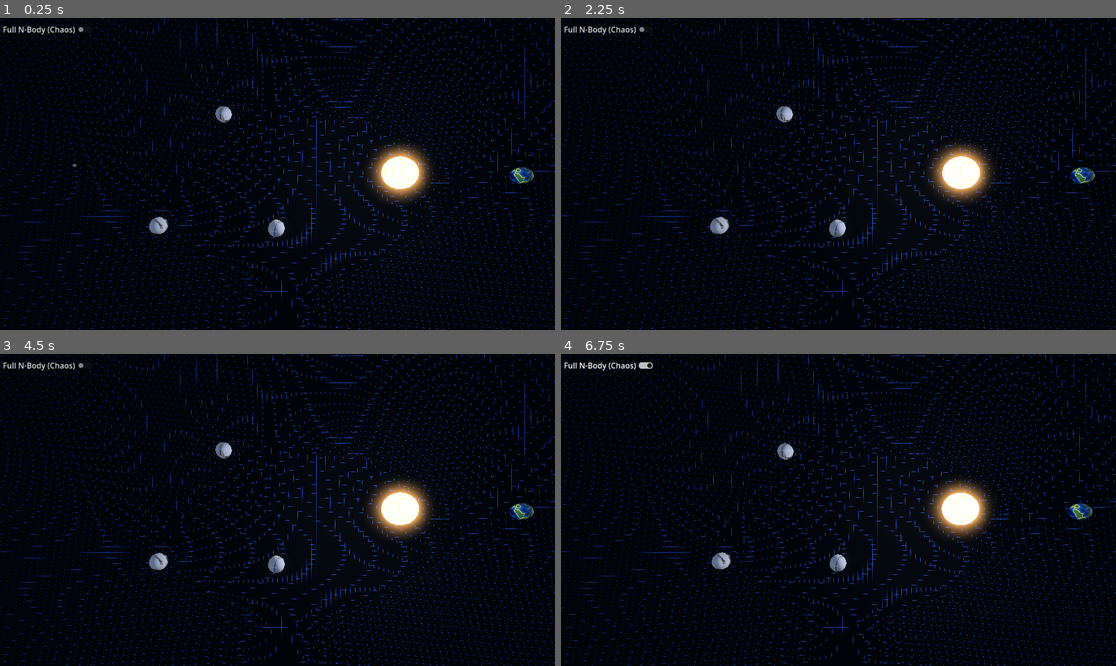
Above: before the commit, frames 1-4 (two rows, left to right).
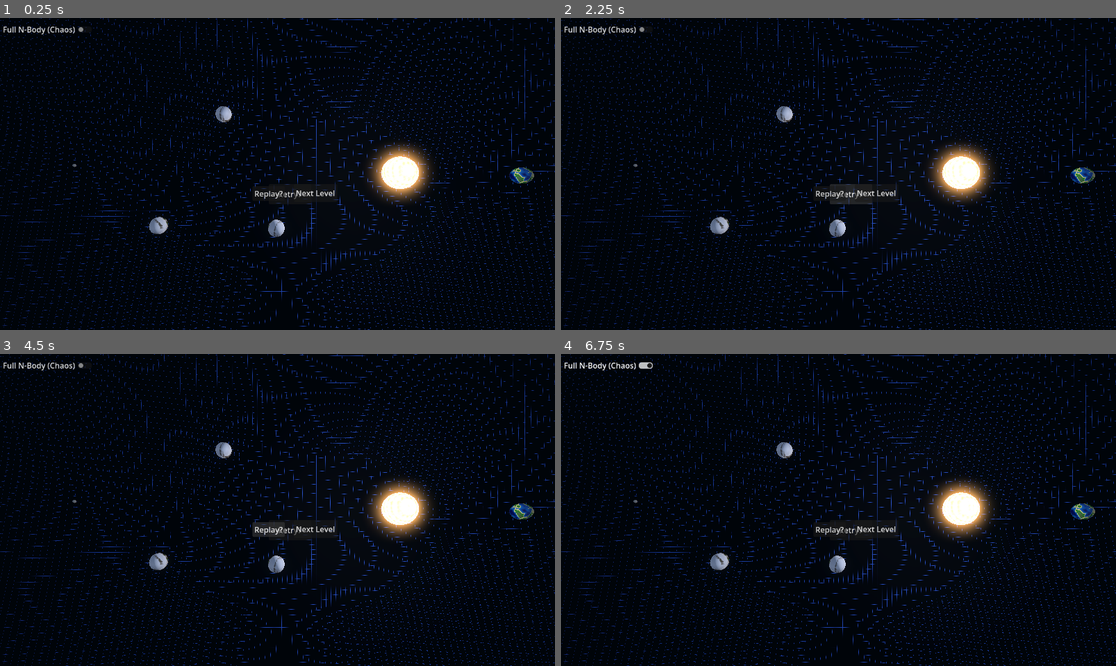
Above: after the commit, the same moments.

Repository: yash-jain221/SpacetimeSlingshot
Game: Godot game, scene res://main.tscn
The game is run twice, just before and just after one commit, with the same random seed, the same clock (stepped at 60 frames per second) and the same inputs.
Inputs (mouse positions are in pixels of both pictures, inside the frame that each line leads up to):
- Up to frame 1 (0.25 s): no input
- Up to frame 2 (2.25 s): click (827, 192) at 0.5 s, where only the run after the commit has a clickable "Replay?"; click (849, 192) at 1.25 s, where only the run after the commit has a clickable "Retry?"; click (849, 192) at 2 s, where only the run after the commit has a clickable "Retry?"
- Up to frame 3 (4.5 s): click (288, 528) at 2.75 s, where only the run after the commit has a clickable "Retry?"; click (266, 528) at 3.5 s, where only the run after the commit has a clickable "Replay?"; click (266, 528) at 4.25 s, where only the run after the commit has a clickable "Replay?"
- Up to frame 4 (6.75 s): click (877, 528) at 5 s, where only the run after the commit has a clickable "Next Level"; click (877, 528) at 5.75 s, where only the run after the commit has a clickable "Next Level"; click "Full N-Body (Chaos)" at 6.5 s

The runs differ from the first frame. In frame 1, 0.2% of the frame differs, in the area x 45-61%, y 53-60%; in frame 2, 0.6%; in frame 3, 0.4%; in frame 4, 3.7%, in the area x 0-100%, y 0-100%.
Error after the commit: Invalid access to property or key 'way_count' on a base object of type 'Nil'. (res://scripts/game.gd:31)

Commit message:
added path counter

Diff:
--- a/main.tscn
+++ b/main.tscn
@@ -3,10 +3,12 @@
 [ext_resource type="PackedScene" uid="uid://dp58dg2wlyjne" path="res://scenes/planet.tscn" id="1_0xm2m"]
 [ext_resource type="Script" uid="uid://b5q08ha4xy2g7" path="res://scripts/game.gd" id="1_h2yge"]
 [ext_resource type="PackedScene" uid="uid://bdf5jlkvwvbe7" path="res://scenes/ship.tscn" id="2_h2yge"]
+[ext_resource type="Resource" path="res://levels/level_01_solution.tres" id="2_kek77"]
 [ext_resource type="Shader" uid="uid://du6tsbtyxfjl2" path="res://shaders/spacetime_grid.gdshader" id="4_1bvp3"]
 [ext_resource type="Script" uid="uid://cur2lbhpcpqt8" path="res://scripts/spacetime_grid.gd" id="5_lquwl"]
 [ext_resource type="Shader" uid="uid://csjn53o8iuanc" path="res://shaders/planet.gdshader" id="6_7mycd"]
 [ext_resource type="PackedScene" uid="uid://b403kme5i2fb7" path="res://scenes/star.tscn" id="7_272bh"]
+[ext_resource type="Script" uid="uid://cjfprh7it364y" path="res://scripts/solution_maker.gd" id="9_kek77"]
 
 [sub_resource type="ProceduralSkyMaterial" id="ProceduralSkyMaterial_rftev"]
 
@@ -147,14 +149,15 @@
 shader_parameter/rock = Color(0.4, 0.35, 0.3, 1)
 shader_parameter/snow = Color(0.9, 0.9, 0.95, 1)
 
-[sub_resource type="SphereMesh" id="SphereMesh_w48qg"]
-resource_local_to_scene = true
-material = SubResource("ShaderMaterial_ycdy4")
+[sub_resource type="SphereMesh" id="SphereMesh_2cqfq"]
+resource_local_to_scene = true
+material = SubResource("ShaderMaterial_vivmo")
 radius = 1.0
 height = 2.0
 
 [node name="Main" type="Node3D" unique_id=1912433870]
 script = ExtResource("1_h2yge")
+solution = ExtResource("2_kek77")
 
 [node name="DirectionalLight3D" type="DirectionalLight3D" parent="." unique_id=165462697]
 transform = Transform3D(0.8660254, 0.38302222, -0.32139382, 0, 0.64278764, 0.76604444, 0.5, -0.66341394, 0.5566704, 0, 0, 0)
@@ -169,13 +172,8 @@
 
 [node name="Ship" parent="." unique_id=1701288930 node_paths=PackedStringArray("aim_line") instance=ExtResource("2_h2yge")]
 transform = Transform3D(1, 0, 0, 0, 1, 0, 0, 0, 1, -25, 4, 0)
-power_scale = null
 aim_line = NodePath("../AimLine")
-prediction_steps = null
 mass = 0.01
-initial_velocity = null
-radius = null
-is_goal = null
 body_type = 2
 
 [node name="AimLine" type="MeshInstance3D" parent="." unique_id=1866508016]
@@ -190,17 +188,37 @@
 text = "Full N-Body (Chaos)"
 
 [node name="Banner" type="Label" parent="HUD" unique_id=1355017339]
-offset_left = 499.0
-offset_top = 258.0
-offset_right = 685.0
-offset_bottom = 329.0
+offset_left = 520.0
+offset_top = 266.0
+offset_right = 706.0
+offset_bottom = 337.0
 
 [node name="RetryButton" type="Button" parent="HUD" unique_id=1943831592]
-offset_left = 550.0
-offset_top = 341.0
-offset_right = 638.0
-offset_bottom = 383.0
+offset_left = 558.0
+offset_top = 345.0
+offset_right = 646.0
+offset_bottom = 387.0
 text = "Retry?"
+
+[node name="ReplayButton" type="Button" parent="HUD" unique_id=2020490921]
+offset_left = 524.0
+offset_top = 349.0
+offset_right = 591.0
+offset_bottom = 380.0
+text = "Replay?"
+
+[node name="NextLevelButton" type="Button" parent="HUD" unique_id=65914706]
+offset_left = 610.0
+offset_top = 345.0
+offset_right = 700.0
+offset_bottom = 382.0
+text = "Next Level"
+
+[node name="Counter" type="Label" parent="HUD" unique_id=928996623]
+offset_left = 1016.0
+offset_top = 20.0
+offset_right = 1143.0
+offset_bottom = 81.0
 
 [node name="SpacetimeGrid" type="MeshInstance3D" parent="." unique_id=294695057]
 transform = Transform3D(1, 0, 0, 0, 1, 0, 0, 0, 1, 0.8280029, -0.36619186, 0.828146)
@@ -224,8 +242,12 @@
 
 [node name="Planet6" parent="." unique_id=97295195 instance=ExtResource("1_0xm2m")]
 transform = Transform3D(0.13522793, -0.9296849, -0.3426403, 0.93053424, 0.23794666, -0.27837113, 0.3403272, -0.28119466, 0.89727914, -7, 4, -7)
-mesh = SubResource("SphereMesh_dg77c")
+mesh = SubResource("SphereMesh_w48qg")
 
 [node name="Planet7" parent="." unique_id=1537966986 instance=ExtResource("1_0xm2m")]
 transform = Transform3D(-0.9634268, -0.25058618, -0.094981104, 0.25251448, -0.7302085, -0.63485265, 0.089728996, -0.6356165, 0.7667765, -14, 4, 7)
-mesh = SubResource("SphereMesh_w48qg")
+mesh = SubResource("SphereMesh_2cqfq")
+
+[node name="SolutionMaker" type="Node" parent="." unique_id=2135927890 node_paths=PackedStringArray("ship")]
+script = ExtResource("9_kek77")
+ship = NodePath("../Ship")
--- a/scripts/game.gd
+++ b/scripts/game.gd
@@ -4,40 +4,82 @@
 @onready var nbody_toggle: CheckButton = $HUD/Chaos
 @onready var banner: Label = $HUD/Banner
 @onready var retry_button: Button = $HUD/RetryButton
+@onready var replay_button: Button = $HUD/ReplayButton
+@onready var next_level_button: Button = $HUD/NextLevelButton
+@onready var counter: Label = $HUD/Counter
+@export var solution: LevelSolution     # drag the baked .tres in
+var _found := {}                        # set of basin labels discovered
+
+signal ways_updated(found: int, total: int)
+signal level_complete
 
 
+# call from your reached_goal handler with the launch that won
+func register_win(body, launch_vel: Vector2) -> void:
+	var label := solution.label_for(atan2(launch_vel.y, launch_vel.x), launch_vel.length())
+	print("win -> label ", label, "   found so far: ", _found.keys())
+	if label == -1:
+		return
+	if not _found.has(label):
+		_found[label] = true
+		ways_updated.emit(_found.size(), solution.way_count)
 
 
 
 # Called when the node enters the scene tree for the first time.
 func _ready() -> void:
+	counter.text = "0 / %d" % solution.way_count
 	ship.crashed.connect(_on_crashed)
+	ship.flew_away.connect(_on_flew_away)
 	ship.reached_goal.connect(_on_reached_goal)
+	level_complete.connect(_on_level_complete)
+	ways_updated.connect(_on_ways_updated)
 	nbody_toggle.toggled.connect(_on_nbody_toggled)
 	GravityBody.full_nbody = nbody_toggle.button_pressed
 	retry_button.pressed.connect(_on_retry_pressed)
+	replay_button.pressed.connect(_on_retry_pressed)
+	next_level_button.pressed.connect(_on_next_level_pressed)
 	banner.hide()
 	retry_button.hide()
-
-
+	replay_button.hide()
+	next_level_button.hide()
 
 func _on_nbody_toggled(toggled_on: bool) -> void:
 	GravityBody.full_nbody = toggled_on
 
 func _on_crashed(body):
 	_end_round("Crashed into "+body.name)
+	retry_button.show()
 
-func _on_reached_goal(body):
-	_end_round("Reached " + body.name + "!")
+func _on_flew_away():
+	_end_round("Into The Void!")
+	retry_button.show()
+
+func _on_reached_goal(body, launch_vel):
+	register_win(body, launch_vel)
+	if _found.size() == solution.way_count:
+		_end_round("Level complete!")
+		replay_button.show()
+		next_level_button.show()
+	else:
+		ship.reset_for_next_attempt()
+
+func _on_level_complete():
+	_end_round("LEVEL PASSED!")
+
+
+func _on_ways_updated(found, total):
+	counter.text = "%d / %d" % [found, total]
 
 func _end_round(message: String) -> void:
 	banner.text = message
 	banner.show()
-	retry_button.show()
 
 func _on_retry_pressed():
 	get_tree().reload_current_scene()
 
+func _on_next_level_pressed():
+	get_tree().reload_current_scene()
 
 
 
--- /dev/null
+++ b/scripts/level_solution.gd
@@ -0,0 +1,16 @@
+class_name LevelSolution
+extends Resource
+
+@export var angle_steps: int = 200
+@export var power_steps: int = 100
+@export var max_power: int = 45
+@export var way_count: int = 0
+# flattened grid, index = angle_index * power_steps + power_index
+# value = basin label (0..way_count-1), or -1 for a losing launch
+@export var labels: PackedInt32Array
+
+# Map a real launch to its basin (or -1 = not a counted route).
+func label_for(angle: float, power: float) -> int:
+	var ai = wrapi(int(angle / TAU * angle_steps), 0, angle_steps)
+	var pi = clampi(int(power / max_power * power_steps), 0, power_steps - 1)
+	return labels[ai * power_steps + pi]
--- a/scripts/ship.gd
+++ b/scripts/ship.gd
@@ -6,13 +6,24 @@
 
 @export var power_scale: float = 3.0
 @export var aim_line:MeshInstance3D
-@export var prediction_steps: int = 240
+@export var prediction_steps: int = 400
+@export var bounds_radius: float = 40.0
+@export var max_drag: int = 15
+
 
 signal crashed(body)
 signal reached_goal(body)
+signal flew_away(body)
 
 var _aiming: bool = false
 var _launch_velocity: Vector2 = Vector2.ZERO
+var _start_position: Vector3
+
+func reset_for_next_attempt() -> void:
+	global_position = _start_position
+	velocity = Vector2.ZERO      # your velocity is Vector2
+	state = State.AIMING
+	_clear_aim_line()
 
 func _unhandled_input(event: InputEvent) -> void:
 	if state == State.FLYING:
@@ -25,6 +36,7 @@
 		else: _launch()
 	elif event is InputEventMouseMotion and _aiming:
 		_update_aim(event.position)
+
 
 func _predict_path(start_pos: Vector3, start_vel: Vector2) -> PackedVector3Array:
 	var dt: float = 1.0/Engine.physics_ticks_per_second
@@ -42,7 +54,9 @@
 
 func _update_aim(screen_pos: Vector2):
 	var target: Vector3 = _mouse_to_plane(screen_pos)
-	_launch_velocity = (Vector2(self.position.x - target.x, self.position.z - target.z))*power_scale
+	var drag := Vector2(global_position.x - target.x, global_position.z - target.z)
+	drag = drag.limit_length(max_drag)              # cap it — this is the whole fix
+	_launch_velocity = drag * power_scale
 	_draw_path(_predict_path(global_position, _launch_velocity))
 
 func _draw_path(points: PackedVector3Array)->void:
@@ -64,17 +78,9 @@
 	var cam := get_viewport().get_camera_3d()
 	var from := cam.project_ray_origin(screen_pos)
 	var dir := cam.project_ray_normal(screen_pos)
-	var ground := Plane(Vector3.UP, 0.0)                    # the y = 0 play plane
+	var ground := Plane(Vector3.UP, 0.0)
 	var hit = ground.intersects_ray(from, dir)
 	return hit if hit != null else global_position
-
-#func _draw_aim_line() -> void:
-	#var m := aim_line.mesh as ImmediateMesh
-	#m.clear_surfaces()
-	#m.surface_begin(Mesh.PRIMITIVE_LINE_STRIP)
-	#m.surface_add_vertex(global_position)
-	#m.surface_add_vertex(global_position + _launch_velocity)   # line length = power
-	#m.surface_end()
 
 func _clear_aim_line() -> void:
 	(aim_line.mesh as ImmediateMesh).clear_surfaces()
@@ -89,17 +95,22 @@
 	for body in get_tree().get_nodes_in_group("gravity_sources"):
 		if body ==self:
 			continue
+		if global_position.length() > bounds_radius:
+			state = State.LANDED
+			flew_away.emit()
+			return
+
 		if global_position.distance_to(body.global_position) <= body.radius:
 			state = State.LANDED
 			if body.is_goal:
-				reached_goal.emit(body)
+				reached_goal.emit(body,  _launch_velocity)
 			else:
 				crashed.emit(body)
 			return
 
 
 func _ready() -> void:
-	pass
+	_start_position = global_position
 
 
 # Called every frame. 'delta' is the elapsed time since the previous frame.
--- /dev/null
+++ b/scripts/solution_maker.gd
@@ -0,0 +1,152 @@
+extends Node
+
+
+@export var angle_steps: int = 200
+@export var power_steps: int = 100
+@export var max_power: int = 45
+@export var min_region_size: int = 5
+@export var ship: Ship
+@export var max_steps : int = 600
+@export var save_path: String = "res://levels/level_01_solution.tres"
+
+func _input(event: InputEvent)->void:
+	if event is InputEventKey and event.pressed and event.keycode == KEY_B:
+		bake()
+
+func bake() -> void:
+	var start : Vector3 = ship.global_position
+	var win := _sample_win_grid(start)
+	var labels := _flood_fill(win)
+	var count := _filter_small(labels)
+	print("basins after filter: ", count)
+	_save(_flatten(labels), count)
+
+func _sample_win_grid(start: Vector3) -> Array:
+	var grid: Array = []
+	for ai in angle_steps:
+		var row: Array[int]
+		for pi in power_steps:
+			var angle := ai/float(angle_steps) * TAU
+			var power := pi/float(power_steps) * max_power
+			var vel := Vector2(cos(angle), sin(angle)) * power
+			row.append(1 if _simulate(start, vel) else 0)
+		grid.append(row)
+	return grid
+
+func _simulate(pos: Vector3, vel: Vector2) -> bool:
+	var dt := 1.0/Engine.physics_ticks_per_second
+	for step in max_steps:
+		vel+= ship._gravity_at(pos)*dt
+		pos.x += vel.x*dt
+		pos.z += vel.y*dt
+
+		if pos.length() > ship.bounds_radius:
+			return false
+
+		for body in get_tree().get_nodes_in_group("gravity_sources"):
+			if body == ship:
+				continue
+			if body.global_position.distance_to(pos) < body.radius:
+				if body.is_goal:
+					return true
+				else:
+					return false
+
+	return false
+
+## BFS over win launches (Number Of Islands problem)
+func _flood_fill(win: Array) -> Array:
+	var labels: Array = []
+	for ai in angle_steps:
+		var row: Array[int] = []
+		for pi in power_steps:
+			row.append(-1)
+		labels.append(row)
+
+	var next_id := 0
+	for ai in angle_steps:
+		for pi in power_steps:
+			if win[ai][pi] == 1 and labels[ai][pi] == -1:
+				_fill_component(win, labels, ai, pi, next_id)
+				next_id+=1
+
+	return labels
+
+func _flatten(labels_2d: Array) -> PackedInt32Array:
+	var flat := PackedInt32Array()
+	for ai in angle_steps:
+		for pi in power_steps:
+			flat.append(labels_2d[ai][pi])
+	return flat
+
+func _fill_component(win: Array, labels: Array, start_ai: int, start_pi: int, id: int) -> void:
+	var stack: Array = [Vector2i(start_ai, start_pi)]
+	labels[start_ai][start_pi] = id
+	while not stack.is_empty():
+		var cell: Vector2i = stack.pop_back()
+		for n in _neighbors(cell.x, cell.y):
+			if win[n.x][n.y] == 1 and labels[n.x][n.y] == -1:
+				labels[n.x][n.y] = id
+				stack.append(n)
+
+func _neighbors(ai: int, pi: int) -> Array:
+	var result: Array = [
+		Vector2i(wrapi(ai-1,0,angle_steps), pi),
+		Vector2i(wrapi(ai+1, 0, angle_steps), pi),
+	]
+	if pi - 1>=0:
+		result.append(Vector2i(ai, pi-1))
+	if pi+1<power_steps:
+		result.append(Vector2i(ai, pi+1))
+	return result
+
+func _filter_small(labels: Array)->int:
+	var counts := {}
+	for ai in angle_steps:
+		for pi in power_steps:
+			var id: int = labels[ai][pi]
+			if id != -1:
+				counts[id] = counts.get(id, 0) + 1
+
+	var remap := {}
+	var next_id := 0
+	for id in counts:
+		print("count of id %d: %d" % [id, counts[id]])
+		if counts[id] >= min_region_size:
+			remap[id] = next_id
+			next_id += 1
+		else:
+			remap[id] = -1
+
+	for ai in angle_steps:
+		for pi in power_steps:
+			var id: int = labels[ai][pi]
+			if id != -1:
+				labels[ai][pi] = remap[id]
+
+	return next_id
+
+func _save(labels: PackedInt32Array, count: int) -> void:
+	var sol := LevelSolution.new()
+	sol.angle_steps = angle_steps
+	sol.power_steps = power_steps
+	sol.max_power = max_power
+	sol.labels = labels
+	sol.way_count = count
+
+	var dir := save_path.get_base_dir()
+	if not DirAccess.dir_exists_absolute(dir):
+		DirAccess.make_dir_recursive_absolute(dir)   # create res://levels/ if missing
+
+	var err := ResourceSaver.save(sol, save_path)
+	print("save -> ", save_path, "  err=", err, "  (0 = OK)")
+
+
+# Called when the node enters the scene tree for the first time.
+func _ready() -> void:
+	pass # Replace with function body.
+
+
+# Called every frame. 'delta' is the elapsed time since the previous frame.
+func _process(delta: float) -> void:
+	pass
Not shown: 5 places in main.tscn that only renumber resources
Not shown, added: scripts/level_solution.gd.uid
Not shown, added: scripts/solution_maker.gd.uid
